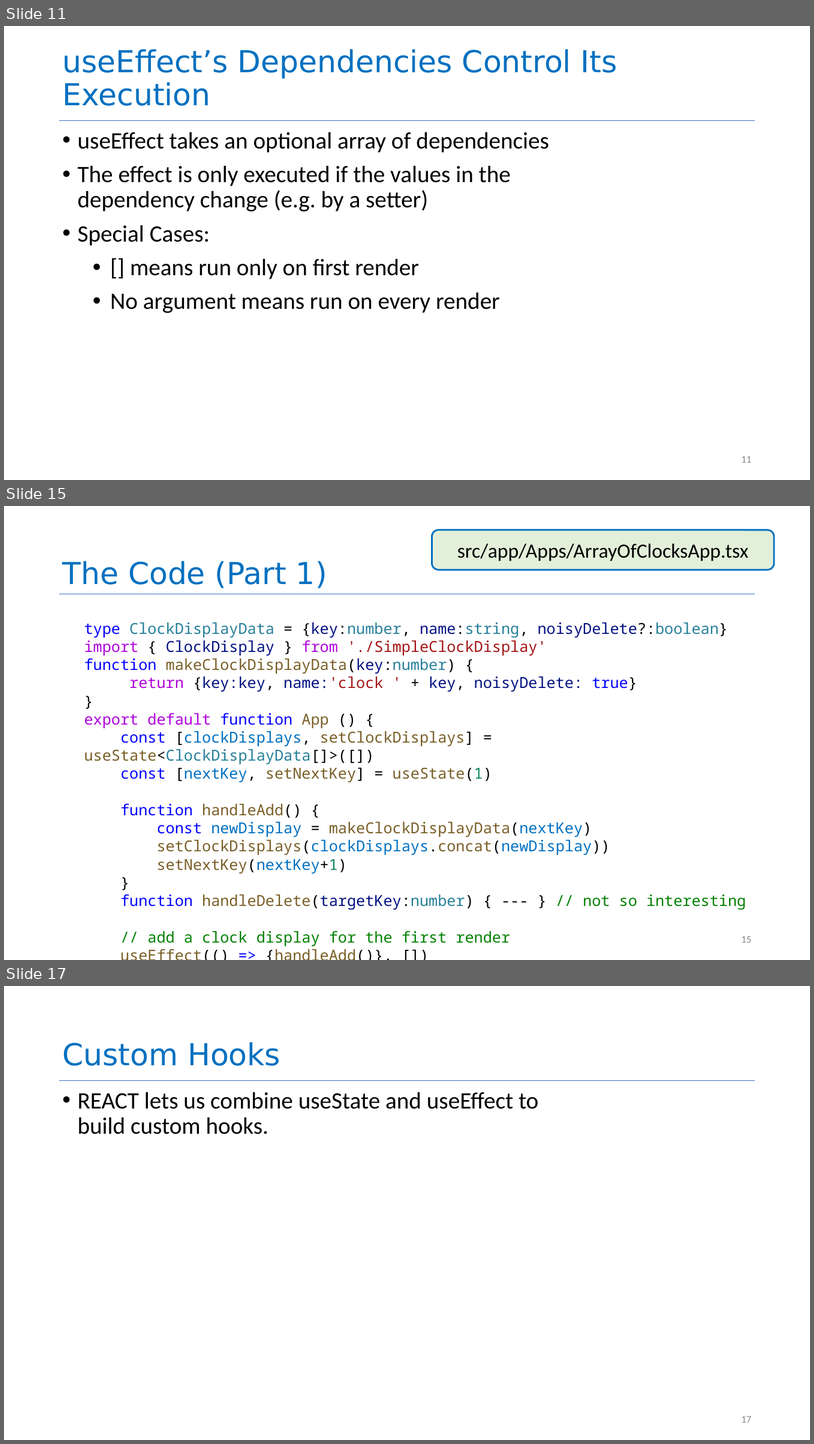
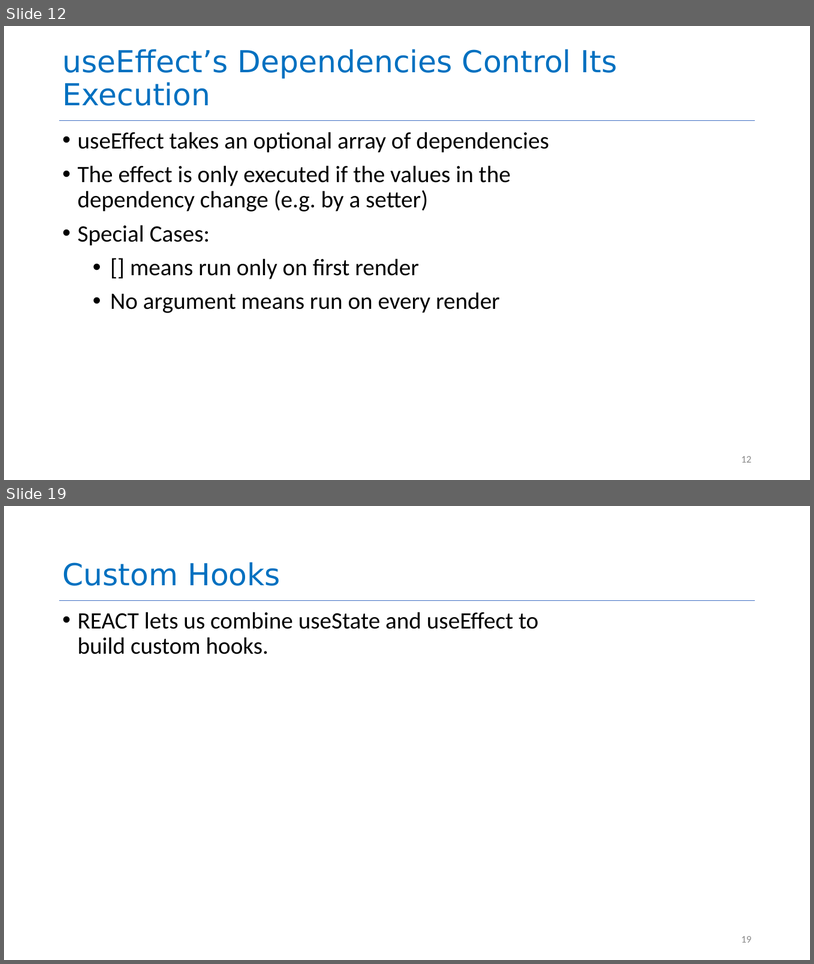
Before and after one commit to neu-se/CS4530-Spring-2024, a slide deck: Slides/Module 09 React Hooks.pptx. Shown one above the other, each under a label of ours: slides 11, 15 and 17 before the commit, slides 12 and 19 after it; the slides between them are not shown. The pictures are 814x1444 and 814x964 pixels, drawn with LibreOffice and Linux fonts; fonts in the diff are those of the drawing. Boxes give left, top, right and bottom in pixels: in the first picture for what was removed or moved away, otherwise in the second. Text is boxed around its words. In the diff, an @@ line names an element or a change of style, - is before the commit and + after.

```diff
--- a/Slides/Module 09 React Hooks.pptx
+++ b/Slides/Module 09 React Hooks.pptx
@@ slide 15 removed at (4, 506, 810, 960), background #FFFFFF @@
@@ rounded rectangle removed at (432, 530, 775, 570) @@
-src/app/Apps/ArrayOfClocksApp.tsx
@@ title removed at (62, 561, 327, 588) @@
-The Code (Part 1)
@@ line removed from (60, 594) to (755, 594) @@
@@ text removed at (84, 622, 746, 946) @@
-type ClockDisplayData = {key:number, name:string, noisyDelete?:boolean}
-import { ClockDisplay } from './SimpleClockDisplay'
-function makeClockDisplayData(key:number) {
-return {key:key, name:'clock ' + key, noisyDelete: true}
-}
-export default function App () {
-const [clockDisplays, setClockDisplays] = useState<ClockDisplayData[]>([])
-const [nextKey, setNextKey] = useState(1)
-function handleAdd() {
-const newDisplay = makeClockDisplayData(nextKey)
-setClockDisplays(clockDisplays.concat(newDisplay))
-setNextKey(nextKey+1)
-}
-function handleDelete(targetKey:number) { --- } // not so interesting
-// add a clock display for the first render
-useEffect(() => {handleAdd()}, [])
@@ page number removed at (741, 936, 752, 942) @@
-15
@@ what was slide 11 is now slide 12 @@
@@ page number at (741, 456, 752, 462): text changed @@
-11
+12
@@ what was slide 17 is now slide 19 @@
@@ page number at (741, 936, 752, 942): text changed @@
-17
+19
```
Also in this commit, not shown: 4 slides changed, 4 slides added, 1 other slide removed, 2 other files.
